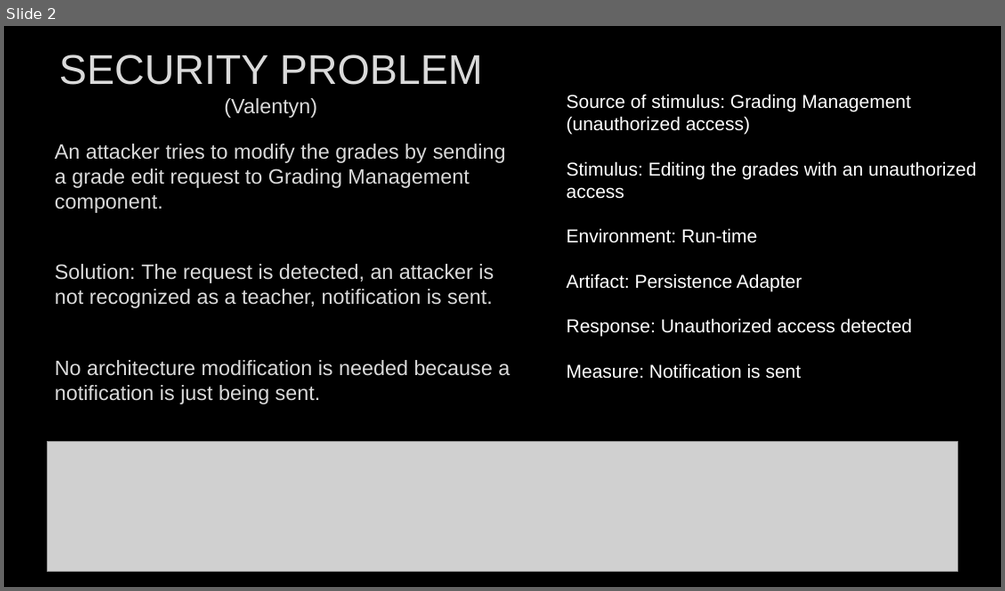
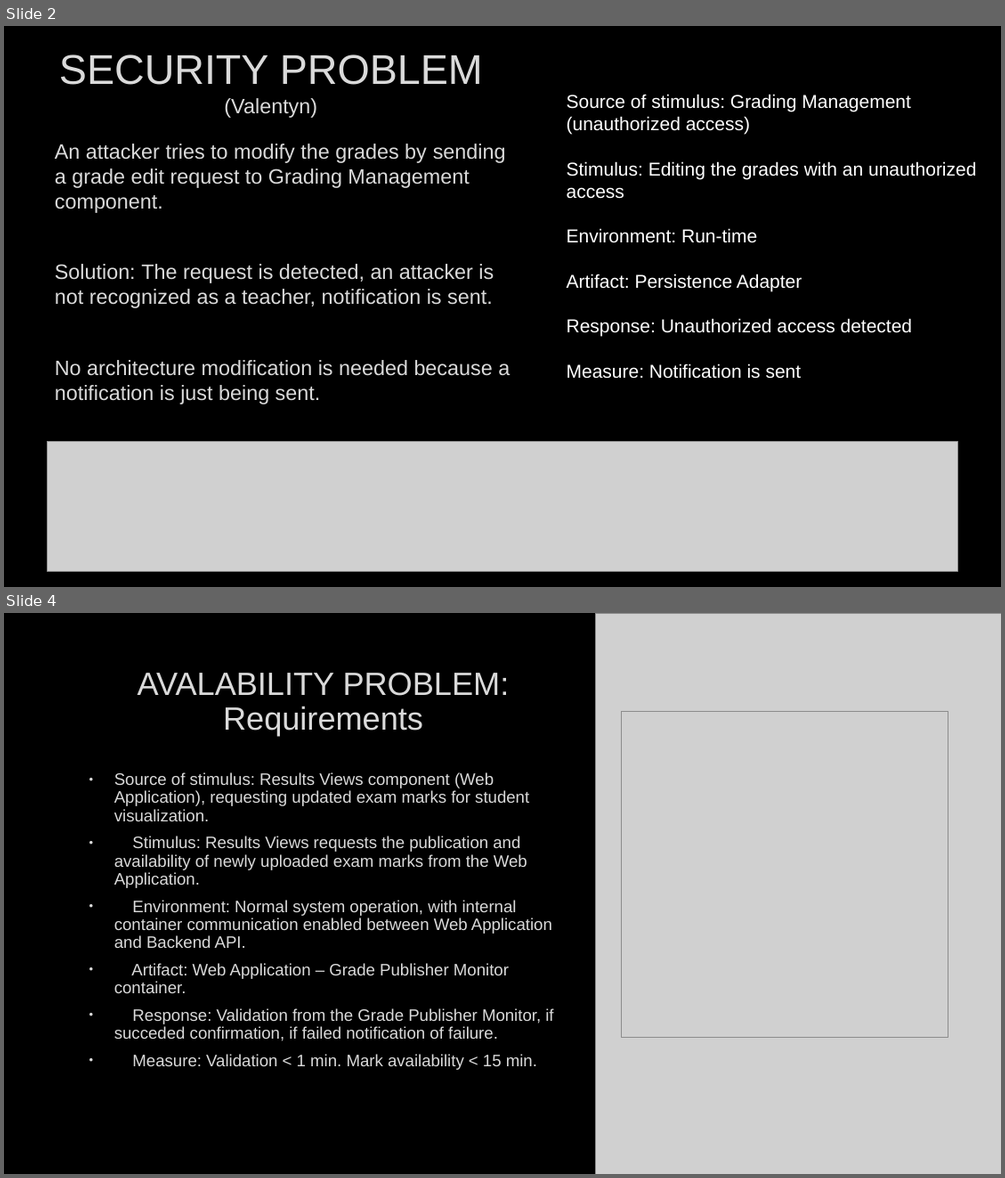
Before and after one commit to mayembe-martin/software_architecture_schedules, a slide deck: M2/Presentation_Qualities.pptx. Shown one above the other, each under a label of ours: slide 2 before the commit, slides 2 and 4 after it; the slides between them are not shown. The pictures are 1005x591 and 1005x1178 pixels, drawn with LibreOffice and Linux fonts; fonts in the diff are those of the drawing; grey boxes stand for pictures; background and template pictures are left out. Boxes give left, top, right and bottom in pixels: in the first picture for what was removed or moved away, otherwise in the second. Text is boxed around its words. In the diff, an @@ line names an element or a change of style, - is before the commit and + after.

```diff
--- a/M2/Presentation_Qualities.pptx
+++ b/M2/Presentation_Qualities.pptx
@@ slide 4 added at bbox=[4, 613, 1001, 1174], background picture (left out) @@
@@ picture added at bbox=[596, 613, 1001, 1174] @@
@@ title added at bbox=[138, 672, 510, 736], 31 pt, text #DADADA @@
+AVALABILITY PROBLEM: Requirements
@@ picture added at bbox=[622, 711, 948, 1037] @@
@@ text added at bbox=[114, 772, 553, 1070], 16 pt, text #DADADA @@
+• Source of stimulus: Results Views component (Web Application), requesting updated exam marks for student visualization.
+• Stimulus: Results Views requests the publication and availability of newly uploaded exam marks from the Web Application.
+• Environment: Normal system operation, with internal container communication enabled between Web Application and Backend API.
+• Artifact: Web Application – Grade Publisher Monitor container.
+• Response: Validation from the Grade Publisher Monitor, if succeded confirmation, if failed notification of failure.
+• Measure: Validation < 1 min. Mark availability < 15 min.
```
Also in this commit, not shown: 3 other slides added, 3 slides removed, 2 other files.
